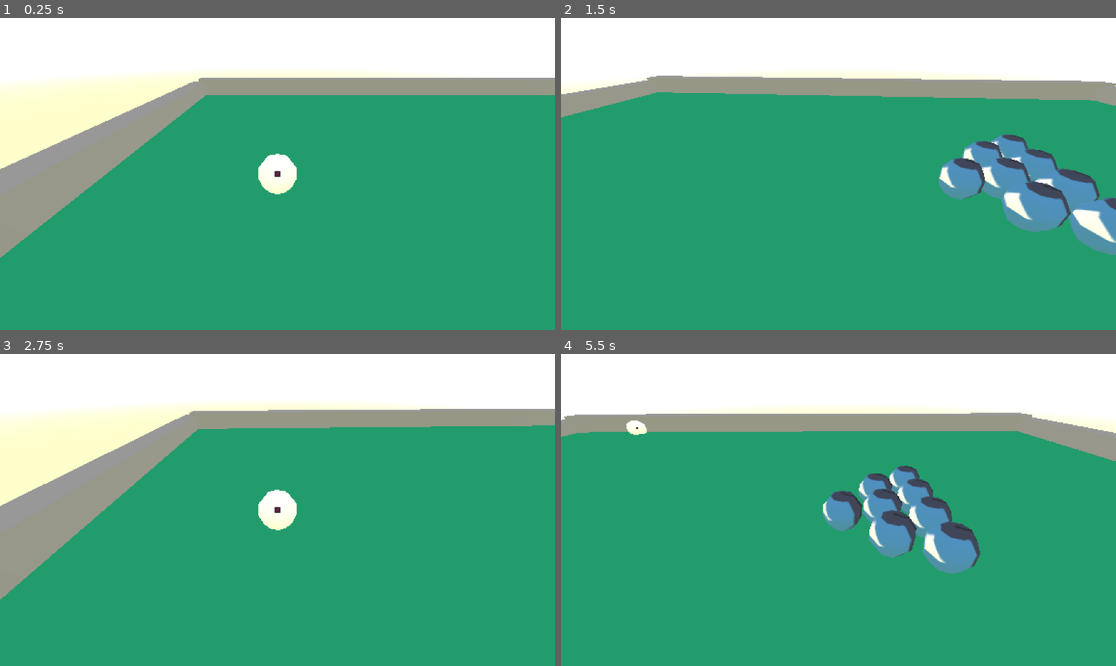
Above: before the commit, frames 1-4 (two rows, left to right).
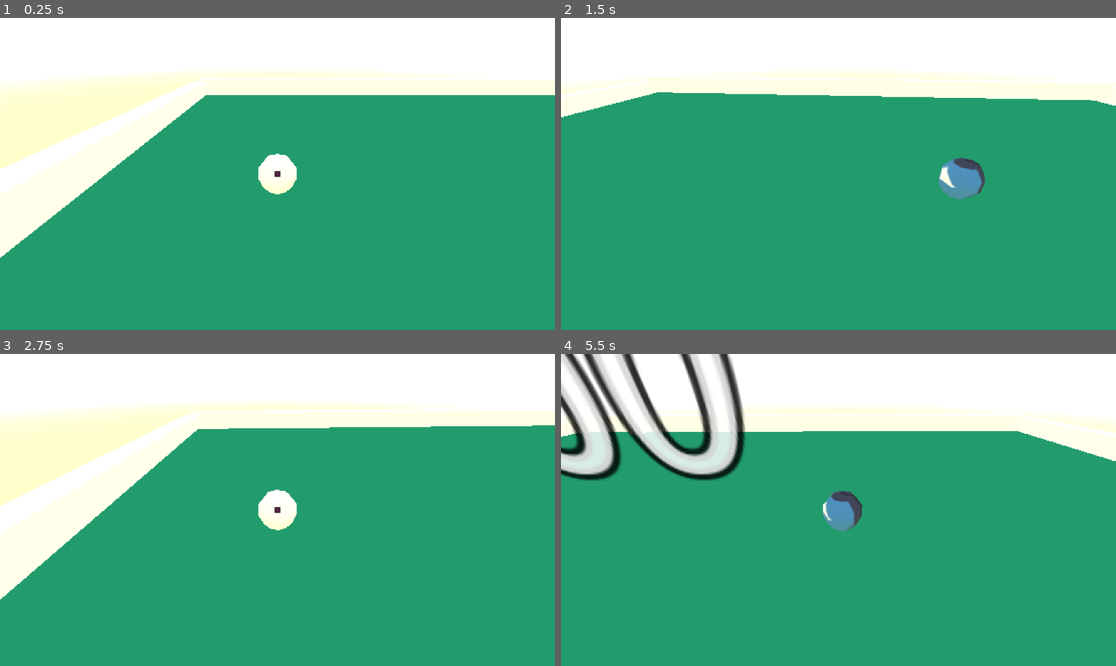
Above: after the commit, the same moments.

Repository: Urteusz/Ballatro
Game: Godot game, scene res://scenes/node_3d.tscn
Same seed, same stepped clock (60 frames per second), same inputs: the game is played once before the commit and once after it. Before the commit the project starts from res://node_3d.tscn. The engine's default icon, where the game draws it, is replaced by a stand-in: a white triangle on a blue panel in a dark square.
Inputs (mouse positions are in pixels of both pictures, inside the frame that each line leads up to):
- Up to frame 1 (0.25 s): no input
- Up to frame 2 (1.5 s): tap Enter at 0.5 s; move the mouse to (866, 174) at 0.52 s; press the mouse at (866, 174) at 0.53 s; tap Space at 1.25 s; move the mouse to (810, 174) at 1.27 s; release the mouse at (810, 174) at 1.28 s; tap D (next_camera_target) at 1.35 s
- Up to frame 3 (2.75 s): click (249, 510) at 1.55 s; move the mouse to (288, 503) at 2.02 s; hold A (previous_camera_target) from 2.03 s (still down); click (288, 503) at 2.3 s
- Up to frame 4 (5.5 s): move the mouse to (832, 516) at 2.77 s; release A (previous_camera_target) at 2.78 s; tap W (push_ball) at 2.85 s; click (832, 516) at 3.05 s; move the mouse to (877, 513) at 3.52 s; press the mouse at (877, 513) at 3.53 s; move the mouse to (794, 506) at 4.27 s; release the mouse at (794, 506) at 4.28 s; click (794, 506) at 4.35 s; move the mouse to (844, 510) at 5.02 s; hold D (next_camera_target) from 5.03 s (still down); click (844, 510) at 5.3 s

The runs differ from the first frame. In frame 1, 10% of the frame differs, in the area x 0-100%, y 19-77%; in frame 2, 11%; in frame 3, 10%; in frame 4, 17%, in the area x 0-100%, y 0-71%.

Commit message:
Dodaj popup z punktami przy zderzeniu z kula (narazie dla jednej) - Dodatkowo naprawilem shader scian.

Diff:
--- a/project.godot
+++ b/project.godot
@@ -32,3 +32,8 @@
 "events": [Object(InputEventKey,"resource_local_to_scene":false,"resource_name":"","device":-1,"window_id":0,"alt_press …(192 unchanged characters)…
 ]
 }
+left_mouse_click={
+"deadzone": 0.2,
+"events": [Object(InputEventMouseButton,"resource_local_to_scene":false,"resource_name":"","device":-1,"window_id":0,"alt_pressed":false,"shift_pressed":false,"ctrl_pressed":false,"meta_pressed":false,"button_mask":0,"position":Vector2(0, 0),"global_position":Vector2(0, 0),"factor":1.0,"button_index":1,"canceled":false,"pressed":false,"double_click":false,"script":null)
+]
+}
--- a/node_3d.tscn
+++ b/scenes/node_3d.tscn
@@ -1,13 +1,15 @@
-[gd_scene load_steps=23 format=3 uid="uid://2qvhwcgcgbqq"]
-
-[ext_resource type="Texture2D" uid="uid://bqmhekyijn2be" path="res://textures/icon.svg" id="1_a202f"]
-[ext_resource type="Shader" uid="uid://ca8tkxbmpyc21" path="res://shaders/edge_detection.gdshader" id="2_i5arm"]
-[ext_resource type="Script" uid="uid://tc20kyas61rl" path="res://scripts/camera.gd" id="2_noarx"]
-[ext_resource type="Script" uid="uid://bhf7b5c8nduhe" path="res://scripts/player_ball.gd" id="3_r3fl7"]
+[gd_scene load_steps=25 format=3 uid="uid://2qvhwcgcgbqq"]
+
+[ext_resource type="Script" uid="uid://tc20kyas61rl" path="res://scripts/camera.gd" id="1_oqwcg"]
+[ext_resource type="Shader" uid="uid://ca8tkxbmpyc21" path="res://shaders/edge_detection.gdshader" id="2_a6664"]
+[ext_resource type="Script" uid="uid://bhf7b5c8nduhe" path="res://scripts/player_ball.gd" id="3_10v3s"]
+[ext_resource type="Shader" uid="uid://dgp2nyncsm5bt" path="res://shaders/wall.gdshader" id="3_a6664"]
+[ext_resource type="Texture2D" uid="uid://bqmhekyijn2be" path="res://textures/icon.svg" id="4_cptob"]
+[ext_resource type="Script" uid="uid://dcowhvvavoqf5" path="res://scripts/ball.gd" id="5_b2yaj"]
 
 [sub_resource type="ShaderMaterial" id="ShaderMaterial_jsk3o"]
 render_priority = 0
-shader = ExtResource("2_i5arm")
+shader = ExtResource("2_a6664")
 shader_parameter/lineHighlight = 0.2
 shader_parameter/lineShadow = 0.7
 
@@ -29,6 +31,11 @@
 size = Vector3(21.54, 0.36, 31.36)
 
 [sub_resource type="ShaderMaterial" id="ShaderMaterial_jka67"]
+render_priority = 1
+shader = ExtResource("3_a6664")
+shader_parameter/albedo_color = Color(1, 1, 1, 1)
+shader_parameter/fade_start_distance = 5.0
+shader_parameter/fade_end_distance = 2.0
 
 [sub_resource type="BoxMesh" id="BoxMesh_a0tk4"]
 material = SubResource("ShaderMaterial_jka67")
@@ -175,6 +182,9 @@
 [node name="Ball1" type="RigidBody3D" parent="SubViewportContainer/SubViewport/Balls" groups=["balls"]]
 transform = Transform3D(-1, 0, -1.509958e-07, 0, 1, 0, 1.509958e-07, 0, -1, 0.049189568, 1.3791399, -2.2619479)
 physics_material_override = SubResource("PhysicsMaterial_jka67")
+contact_monitor = true
+max_contacts_reported = 1
+script = ExtResource("5_b2yaj")
 
 [node name="MeshInstance3D" type="MeshInstance3D" parent="SubViewportContainer/SubViewport/Balls/Ball1"]
 transform = Transform3D(1, 0, 0, 0, 1, 0, 0, 0, 1, 0.03813243, 0, 0)
@@ -186,6 +196,7 @@
 
 [node name="Ball2" type="RigidBody3D" parent="SubViewportContainer/SubViewport/Balls" groups=["balls"]]
 transform = Transform3D(-1, 0, -1.509958e-07, 0, 1, 0, 1.509958e-07, 0, -1, 0.91179323, 1.3791399, -3.2619479)
+visible = false
 physics_material_override = SubResource("PhysicsMaterial_jka67")
 
 [node name="MeshInstance3D" type="MeshInstance3D" parent="SubViewportContainer/SubViewport/Balls/Ball2"]
@@ -196,6 +207,7 @@
 
 [node name="Ball3" type="RigidBody3D" parent="SubViewportContainer/SubViewport/Balls" groups=["balls"]]
 transform = Transform3D(-1, 0, -1.509958e-07, 0, 1, 0, 1.509958e-07, 0, -1, -0.08820677, 1.3791399, -3.2619479)
+visible = false
 physics_material_override = SubResource("PhysicsMaterial_jka67")
 
 [node name="MeshInstance3D" type="MeshInstance3D" parent="SubViewportContainer/SubViewport/Balls/Ball3"]
@@ -206,6 +218,7 @@
 
 [node name="Ball4" type="RigidBody3D" parent="SubViewportContainer/SubViewport/Balls" groups=["balls"]]
 transform = Transform3D(-1, 0, -1.509958e-07, 0, 1, 0, 1.509958e-07, 0, -1, -1.0882068, 1.3791399, -3.2619479)
+visible = false
 physics_material_override = SubResource("PhysicsMaterial_jka67")
 
 [node name="MeshInstance3D" type="MeshInstance3D" parent="SubViewportContainer/SubViewport/Balls/Ball4"]
@@ -216,6 +229,7 @@
 
 [node name="Ball5" type="RigidBody3D" parent="SubViewportContainer/SubViewport/Balls" groups=["balls"]]
 transform = Transform3D(-1, 0, -1.509958e-07, 0, 1, 0, 1.509958e-07, 0, -1, -0.66365576, 1.3791399, -4.2619476)
+visible = false
 physics_material_override = SubResource("PhysicsMaterial_jka67")
 
 [node name="MeshInstance3D" type="MeshInstance3D" parent="SubViewportContainer/SubViewport/Balls/Ball5"]
@@ -226,6 +240,7 @@
 
 [node name="Ball6" type="RigidBody3D" parent="SubViewportContainer/SubViewport/Balls" groups=["balls"]]
 transform = Transform3D(-1, 0, -1.509958e-07, 0, 1, 0, 1.509958e-07, 0, -1, 0.33634424, 1.3791399, -4.2619476)
+visible = false
 physics_material_override = SubResource("PhysicsMaterial_jka67")
 
 [node name="MeshInstance3D" type="MeshInstance3D" parent="SubViewportContainer/SubViewport/Balls/Ball6"]
@@ -236,6 +251,7 @@
 
 [node name="Ball7" type="RigidBody3D" parent="SubViewportContainer/SubViewport/Balls" groups=["balls"]]
 transform = Transform3D(-1, 0, -1.509958e-07, 0, 1, 0, 1.509958e-07, 0, -1, -1.6636558, 1.3791399, -4.2619476)
+visible = false
 physics_material_override = SubResource("PhysicsMaterial_jka67")
 
 [node name="MeshInstance3D" type="MeshInstance3D" parent="SubViewportContainer/SubViewport/Balls/Ball7"]
@@ -246,6 +262,7 @@
 
 [node name="Ball8" type="RigidBody3D" parent="SubViewportContainer/SubViewport/Balls" groups=["balls"]]
 transform = Transform3D(-1, 0, -1.509958e-07, 0, 1, 0, 1.509958e-07, 0, -1, 1.3363442, 1.3791399, -4.2619476)
+visible = false
 physics_material_override = SubResource("PhysicsMaterial_jka67")
 
 [node name="MeshInstance3D" type="MeshInstance3D" parent="SubViewportContainer/SubViewport/Balls/Ball8"]
@@ -254,5 +271,5 @@
 [node name="CollisionShape3D" type="CollisionShape3D" parent="SubViewportContainer/SubViewport/Balls/Ball8"]
 shape = SubResource("SphereShape3D_a0tk4")
 
-[node name="WorldEnvironment" type="WorldEnvironment" parent="SubViewportContainer/SubViewport"]
+[node name="WorldEnvironment" type="WorldEnvironment" parent="."]
 environment = SubResource("Environment_jka67")
--- /dev/null
+++ b/scenes/points_popup.tscn
@@ -0,0 +1,102 @@
+[gd_scene load_steps=6 format=3 uid="uid://bf6yg67ewccka"]
+
+[ext_resource type="Script" uid="uid://d2eeup2hc26uy" path="res://scripts/points_popup.gd" id="1_myqyq"]
+
+[sub_resource type="Animation" id="Animation_3mxxr"]
+resource_name = "PointsPopupAnimation"
+tracks/0/type = "value"
+tracks/0/imported = false
+tracks/0/enabled = true
+tracks/0/path = NodePath("Node3D/Label3D:modulate")
+tracks/0/interp = 2
+tracks/0/loop_wrap = true
+tracks/0/keys = {
+"times": PackedFloat32Array(0.033333335, 0.2, 0.4, 0.6333333),
+"transitions": PackedFloat32Array(1, 1, 1, 1),
+"update": 0,
+"values": [Color(1, 1, 1, 0), Color(1, 1, 1, 1), Color(1, 1, 1, 1), Color(1, 1, 1, 0)]
+}
+tracks/1/type = "value"
+tracks/1/imported = false
+tracks/1/enabled = true
+tracks/1/path = NodePath("Node3D/Label3D:outline_modulate")
+tracks/1/interp = 2
+tracks/1/loop_wrap = true
+tracks/1/keys = {
+"times": PackedFloat32Array(0.033333335, 0.2, 0.4, 0.6333333),
+"transitions": PackedFloat32Array(1, 1, 1, 1),
+"update": 0,
+"values": [Color(0, 0, 0, 0), Color(0, 0, 0, 1), Color(0, 0, 0, 1), Color(0, 0, 0, 0)]
+}
+tracks/2/type = "method"
+tracks/2/imported = false
+tracks/2/enabled = true
+tracks/2/path = NodePath(".")
+tracks/2/interp = 1
+tracks/2/loop_wrap = true
+tracks/2/keys = {
+"times": PackedFloat32Array(0.6333333),
+"transitions": PackedFloat32Array(1),
+"values": [{
+"args": [],
+"method": &"remove"
+}]
+}
+
+[sub_resource type="Animation" id="Animation_erwmf"]
+length = 0.001
+tracks/0/type = "value"
+tracks/0/imported = false
+tracks/0/enabled = true
+tracks/0/path = NodePath("Node3D/Label3D:modulate")
+tracks/0/interp = 1
+tracks/0/loop_wrap = true
+tracks/0/keys = {
+"times": PackedFloat32Array(0),
+"transitions": PackedFloat32Array(1),
+"update": 0,
+"values": [Color(1, 1, 1, 0)]
+}
+tracks/1/type = "value"
+tracks/1/imported = false
+tracks/1/enabled = true
+tracks/1/path = NodePath("Node3D/Label3D:outline_modulate")
+tracks/1/interp = 1
+tracks/1/loop_wrap = true
+tracks/1/keys = {
+"times": PackedFloat32Array(0),
+"transitions": PackedFloat32Array(1),
+"update": 0,
+"values": [Color(0, 0, 0, 0)]
+}
+
+[sub_resource type="AnimationLibrary" id="AnimationLibrary_3pd8s"]
+_data = {
+&"PointsPopupAnimation": SubResource("Animation_3mxxr"),
+&"RESET": SubResource("Animation_erwmf")
+}
+
+[sub_resource type="SystemFont" id="SystemFont_myqyq"]
+
+[node name="PointsPopup" type="Node3D"]
+script = ExtResource("1_myqyq")
+
+[node name="AnimationPlayer" type="AnimationPlayer" parent="."]
+unique_name_in_owner = true
+libraries = {
+&"": SubResource("AnimationLibrary_3pd8s")
+}
+
+[node name="Node3D" type="Node3D" parent="."]
+
+[node name="Label3D" type="Label3D" parent="Node3D"]
+unique_name_in_owner = true
+billboard = 2
+no_depth_test = true
+render_priority = 127
+outline_render_priority = 126
+modulate = Color(1, 1, 1, 0)
+outline_modulate = Color(0, 0, 0, 0)
+text = "111"
+font = SubResource("SystemFont_myqyq")
+font_size = 100
--- /dev/null
+++ b/scripts/ball.gd
@@ -0,0 +1,22 @@
+extends RigidBody3D
+
+signal points_scored(points, world_position)
+
+var points_popup = preload("res://scenes/points_popup.tscn")
+
+func on_hit(points, hit_position):
+	var popup_instance = points_popup.instantiate()
+	get_parent().add_child(popup_instance)
+	popup_instance.global_position = hit_position
+	popup_instance.set_and_play(points)
+	print("on hit")
+
+func _on_body_entered(body: Node3D):
+	var points = 100
+	on_hit(points, global_position)
+
+func _ready() -> void:
+	body_entered.connect(_on_body_entered)
+
+func _process(delta: float) -> void:
+	pass
--- a/scripts/camera.gd
+++ b/scripts/camera.gd
@@ -1,4 +1,7 @@
 extends Camera3D
+
+# do testow
+var points_popup = preload("res://scenes/points_popup.tscn")
 
 @export var target: Node3D
 @export var mouse_sensitivity = 0.003
@@ -65,6 +68,13 @@
 		current_target_index -= 1
 		update_camera_target()
 
+	if event.is_action_pressed("left_mouse_click"):
+		print("left mouse clicked")
+		var popup_instance = points_popup.instantiate()
+		get_parent().add_child(popup_instance)
+		popup_instance.global_position = global_position
+		popup_instance.set_and_play(100)
+
 # Kamera przechodzi po kulach w kolejnosci w jakiej zostaly dodane do listy
 #	zamiast tego powinno dac sie zmieniac pomiedzy najblizszymi kulami
 func update_camera_target():
--- /dev/null
+++ b/scripts/points_popup.gd
@@ -0,0 +1,13 @@
+extends Node3D
+
+# to musi byc potem przepisane zeby uzywalo object pool
+#	inaczej bedzie lagowac pewnie
+# aby dzialalo to z edge detection shaderem ustawilem render priority label3d na 127 i 126
+
+func set_and_play(value):
+	print("set and play called")
+	%Label3D.text = str(value)
+	%AnimationPlayer.play("PointsPopupAnimation")
+
+func remove():
+	queue_free()
Not shown: 4 places in scenes/node_3d.tscn that only renumber resources
Not shown, added: scripts/ball.gd.uid
Not shown, added: scripts/points_popup.gd.uid
